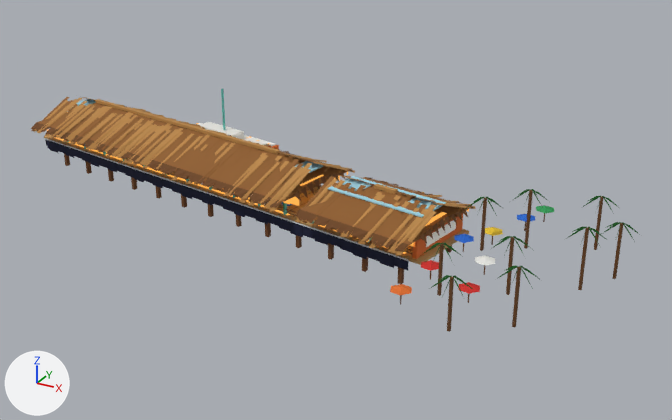
The glTF model game/models/hero/bugaloe.glb: old version first, new version second.
Camera for both pictures: a 50 mm camera at (46.4, -100.3, 51.2) aimed at (-9.8, 1.9, 0.1). The lights are fixed; the arrows at lower left show +X, +Y and +Z. The first picture is the older version. Objects named as collision shapes, trigger or cutter boxes, shadow casters or lower levels of detail are left out. Vertices at exactly the same position are counted once.

The first picture shows 'bugaloe_lod0'.
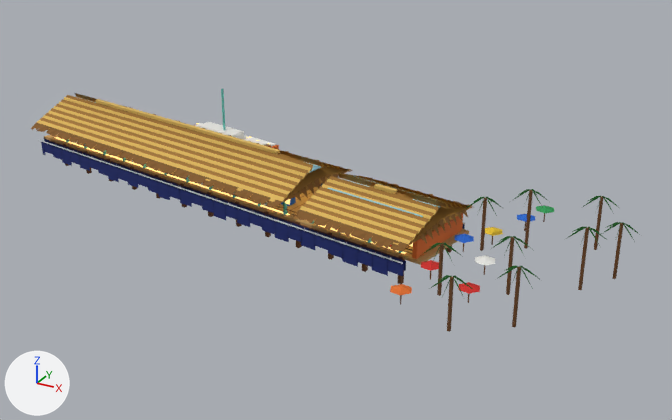
Boxes (x1, y1, x2, y2) around the edits, measured in the pictures (672 x 420 px):
'bugaloe_lod0', recoloured, reshaped: (31, 89, 640, 332) in both
part 1 of me_bugaloe_lod0, deleted: before (32, 97, 476, 270)
part 2 of me_bugaloe_lod0, built on: before (325, 183, 403, 230); after (37, 93, 472, 276)
part 3 of me_bugaloe_lod0, recoloured: (31, 99, 473, 251) in both

What the commit changed:
In material 'bulb' (mat_bulb), emission_color goes from (1.0, 0.45, 0.08) (orange #ffb350) to (1.0, 0.78, 0.32) (yellow #ffe599).
me_bugaloe_lod0 is used by ob_bugaloe_lod0; location (0.0, 0.0, 0.0).
me_bugaloe_lod0 had 5697 vertices, 4738 faces and spanned x -64.5..30.5, y -22.5..21.7, z -2.4..9.2.
me_bugaloe_lod0 now has 5421 vertices, 4904 faces and spans x -64.5..30.5, y -22.5..21.7, z -2.4..9.2.
me_bugaloe_lod0 part 1: 495 loose pieces with 2060 vertices, spanning x -64.2..9.1, y -12.3..16.5, z -0.6..7.2, are deleted.
me_bugaloe_lod0 part 2: 3 vertices moved within x -59.2..-3.1, y 0.9..3.5, z 3.3..3.7; 8 vertices removed from x -5.0..-1.9, y -9.7..6.6, z 3.1..6.3; 1792 vertices added at x -64.2..9.0, y -10.8..15.5, z -1.4..7.4.
me_bugaloe_lod0 part 3: 348 kept faces spanning x -64.3..9.4, y -11.7..16.4, z 3.2..7.6 get new vertex colours; the middle colour goes from brown #6b4013 to brown #80561e.
Other edits to the shape of me_bugaloe_lod0 do not show in these pictures.
